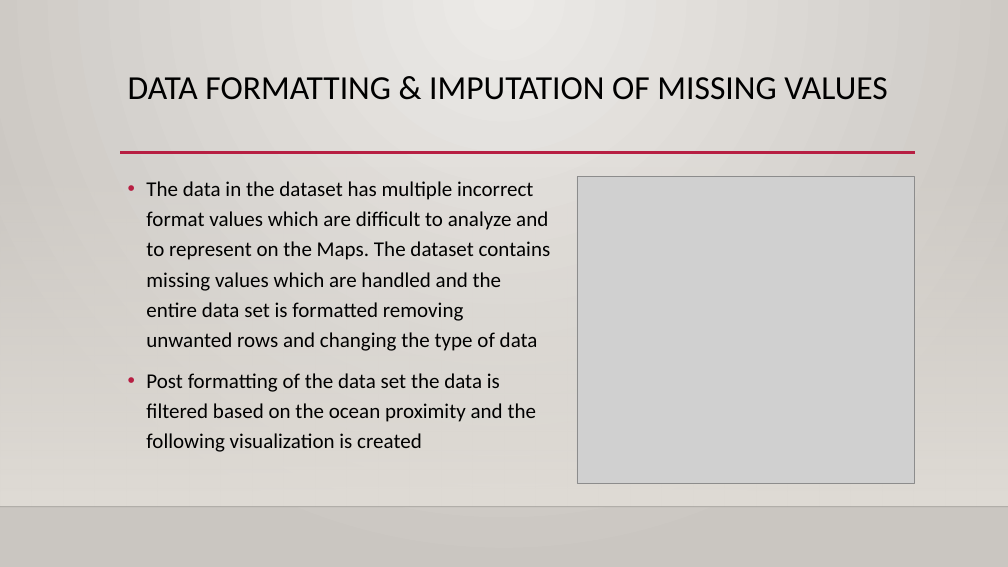
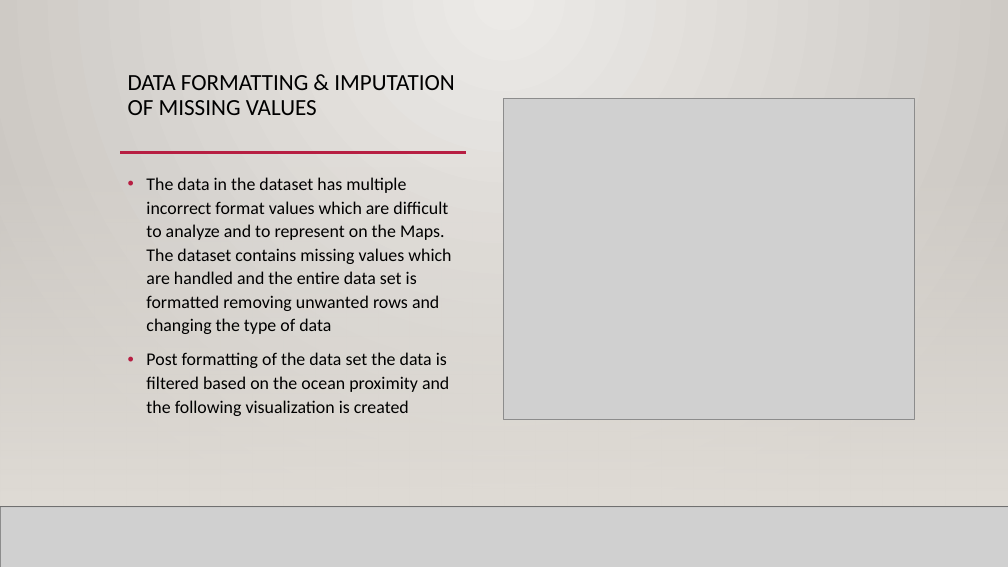
Before and after one commit to rjrnaik/Coursera_Capstone, a slide deck: slide 6 of Coursera_Capstone_Battle_of_the_neighbourhoods/Week2/RN_Final_Presentation.pptx. Drawn at 1008x567 pixels with LibreOffice and Linux fonts; fonts in the diff are those of the drawing; grey boxes stand for pictures; background and template pictures are left out. Boxes give left, top, right and bottom in pixels: in the first picture for what was removed or moved away, otherwise in the second. Text is boxed around its words. In the diff, an @@ line names an element or a change of style, - is before the commit and + after.

```diff
--- a/Coursera_Capstone_Battle_of_the_neighbourhoods/Week2/RN_Final_Presentation.pptx
+++ b/Coursera_Capstone_Battle_of_the_neighbourhoods/Week2/RN_Final_Presentation.pptx
@@ rectangle added at [0, 0, 1008, 567], fill gradient #ECEAE7 to #CAC7C1 @@
@@ title "DATA FORMATTING & IMPUTATION OF ..." at [128, 75, 454, 115]: size 32 to 22 pt @@
@@ picture: place and size @@
-picture at [577, 177, 914, 484]
+picture at [504, 99, 913, 420]
@@ rectangle added at [0, 167, 1008, 507], fill gradient #DFDBD5 @@
@@ text "The data in the dataset ..." at [146, 177, 451, 416]: size 20 to 17 pt; line spacing 1.2 to 1.1 @@
@@ picture added at [0, 507, 1008, 567] @@
@@ line added from (0, 507) to (1008, 507), #000001 1 pt @@
```
Also in this commit, not shown: 1 other slide changed, 1 slide added, 1 slide removed.
